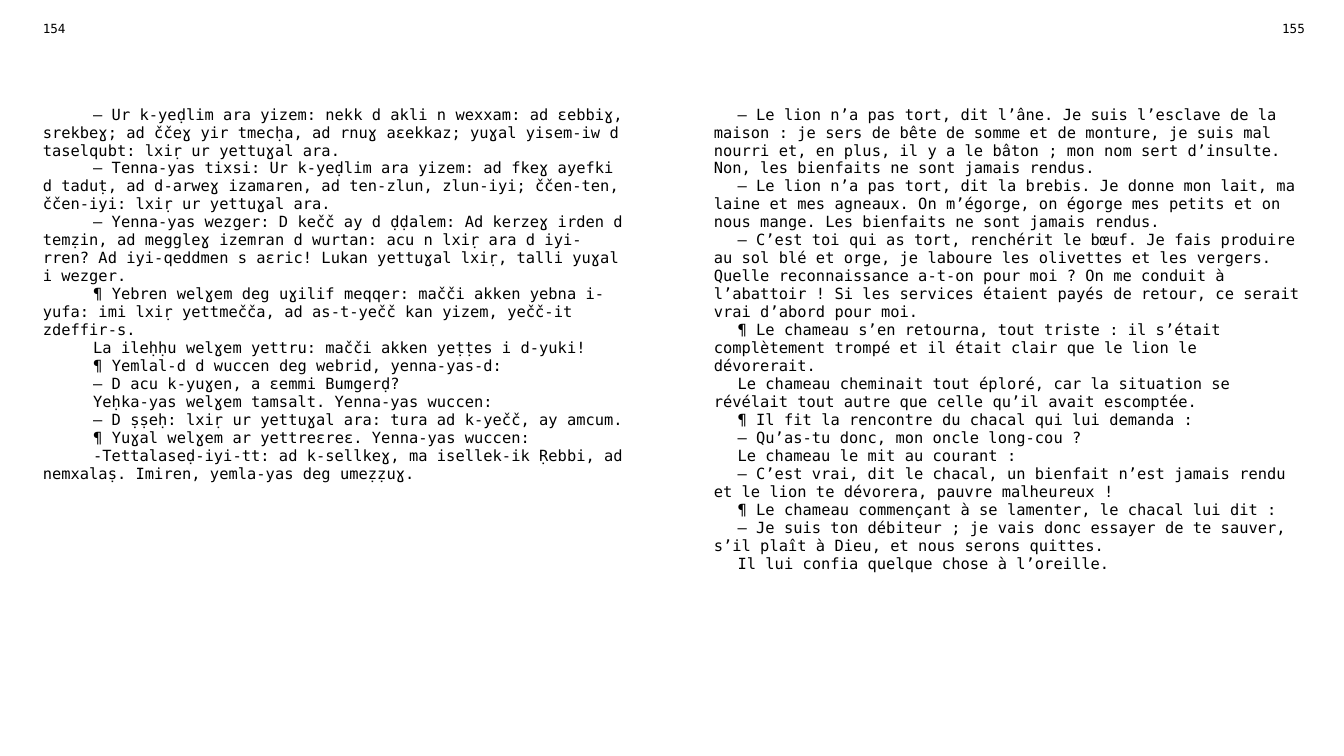
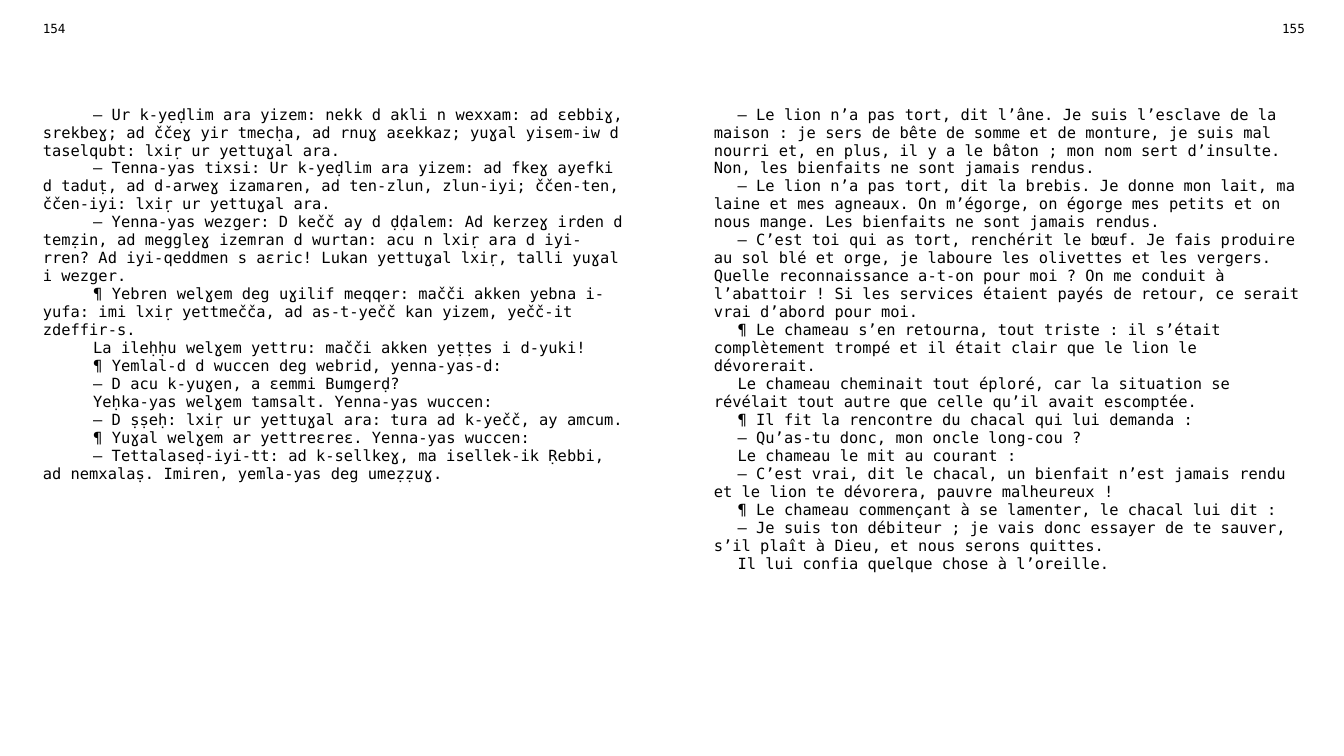
Before and after one commit to sferhah/tamacahut_n_wuccen, a slide deck: slide 75 of Uccen.ConsoleApp/Resources/pptx/uccen.pptx. Drawn at 1344x756 pixels with LibreOffice and Linux fonts; fonts in the diff are those of the drawing. Boxes give left, top, right and bottom in pixels: in the first picture for what was removed or moved away, otherwise in the second. Text is boxed around its words. In the diff, an @@ line names an element or a change of style, - is before the commit and + after.

```diff
--- a/Uccen.ConsoleApp/Resources/pptx/uccen.pptx
+++ b/Uccen.ConsoleApp/Resources/pptx/uccen.pptx
@@ table at (32, 16, 1315, 729) @@
-row 3, column 1: — Ur k-yeḍlim ara yizem: nekk d akli n wexxam: ad ɛebbiɣ, srekbeɣ; ad ččeɣ yir tmecḥa, ad rnuɣ aɛekkaz; yuɣal yisem-iw d taselqubt: lxiṛ ur yettuɣal ara. / — Tenna-yas tixsi: Ur k-yeḍlim ara yizem: ad fkeɣ ayefki d taduṭ, ad d-arweɣ izamaren, ad ten-zlun, zlun-iyi; ččen-ten, ččen-iyi: lxiṛ ur yettuɣal ara. / — Yenna-yas wezger: D kečč ay d ḍḍalem: Ad kerzeɣ irden d temẓin, ad meggleɣ izemran d wurtan: acu n lxiṛ ara d iyi-rren? Ad iyi-qeddmen s aɛric! Lukan yettuɣal lxiṛ, talli yuɣal i wezger. / ¶ Yebren welɣem deg uɣilif meqqer: mačči akken yebna i-yufa: imi lxiṛ yettmečča, ad as-t-yečč kan yizem, yečč-it zdeffir-s. / La ileḥḥu welɣem yettru: mačči akken yeṭṭes i d-yuki! / ¶ Yemlal-d d wuccen deg webrid, yenna-yas-d: / — D acu k-yuɣen, a ɛemmi Bumgerḍ? / Yeḥka-yas welɣem tamsalt. Yenna-yas wuccen: / — D ṣṣeḥ: lxiṛ ur yettuɣal ara: tura ad k-yečč, ay amcum. / ¶ Yuɣal welɣem ar yettreɛreɛ. Yenna-yas wuccen: / -Tettalaseḍ-iyi-tt: ad k-sellkeɣ, ma isellek-ik Ṛebbi, ad nemxalaṣ. Imiren, yemla-yas deg umeẓẓuɣ.
+row 3, column 1: — Ur k-yeḍlim ara yizem: nekk d akli n wexxam: ad ɛebbiɣ, srekbeɣ; ad ččeɣ yir tmecḥa, ad rnuɣ aɛekkaz; yuɣal yisem-iw d taselqubt: lxiṛ ur yettuɣal ara. / — Tenna-yas tixsi: Ur k-yeḍlim ara yizem: ad fkeɣ ayefki d taduṭ, ad d-arweɣ izamaren, ad ten-zlun, zlun-iyi; ččen-ten, ččen-iyi: lxiṛ ur yettuɣal ara. / — Yenna-yas wezger: D kečč ay d ḍḍalem: Ad kerzeɣ irden d temẓin, ad meggleɣ izemran d wurtan: acu n lxiṛ ara d iyi-rren? Ad iyi-qeddmen s aɛric! Lukan yettuɣal lxiṛ, talli yuɣal i wezger. / ¶ Yebren welɣem deg uɣilif meqqer: mačči akken yebna i-yufa: imi lxiṛ yettmečča, ad as-t-yečč kan yizem, yečč-it zdeffir-s. / La ileḥḥu welɣem yettru: mačči akken yeṭṭes i d-yuki! / ¶ Yemlal-d d wuccen deg webrid, yenna-yas-d: / — D acu k-yuɣen, a ɛemmi Bumgerḍ? / Yeḥka-yas welɣem tamsalt. Yenna-yas wuccen: / — D ṣṣeḥ: lxiṛ ur yettuɣal ara: tura ad k-yečč, ay amcum. / ¶ Yuɣal welɣem ar yettreɛreɛ. Yenna-yas wuccen: / — Tettalaseḍ-iyi-tt: ad k-sellkeɣ, ma isellek-ik Ṛebbi, ad nemxalaṣ. Imiren, yemla-yas deg umeẓẓuɣ.
```
Also in this commit, not shown: 20 other slides changed, 7 other files.
